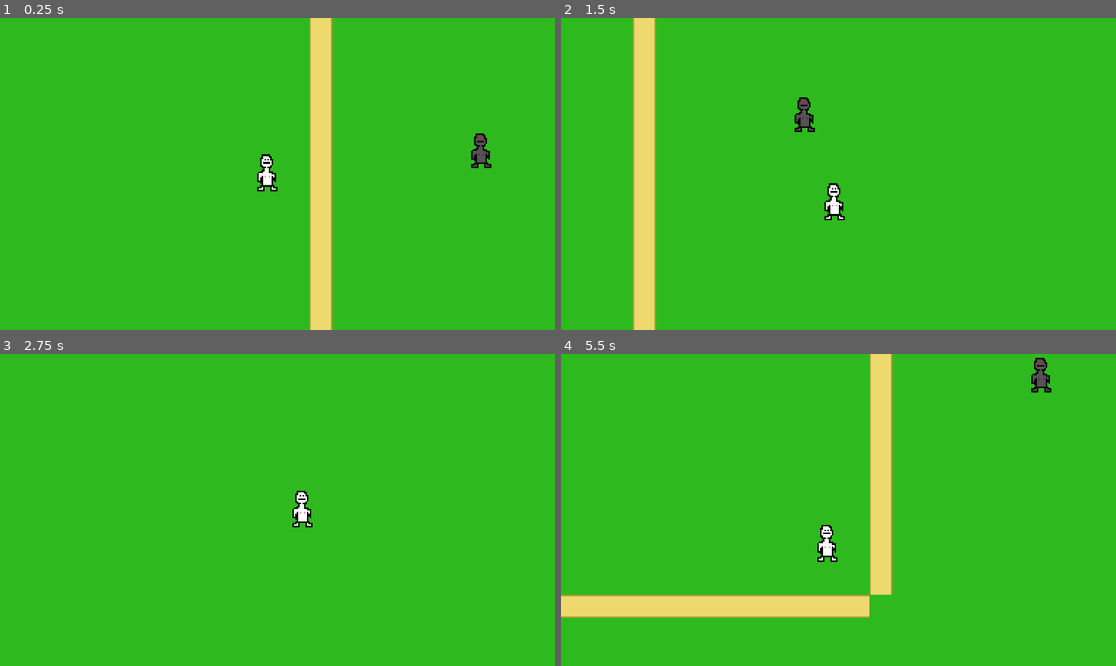
Above: before the commit, frames 1-4 (two rows, left to right).
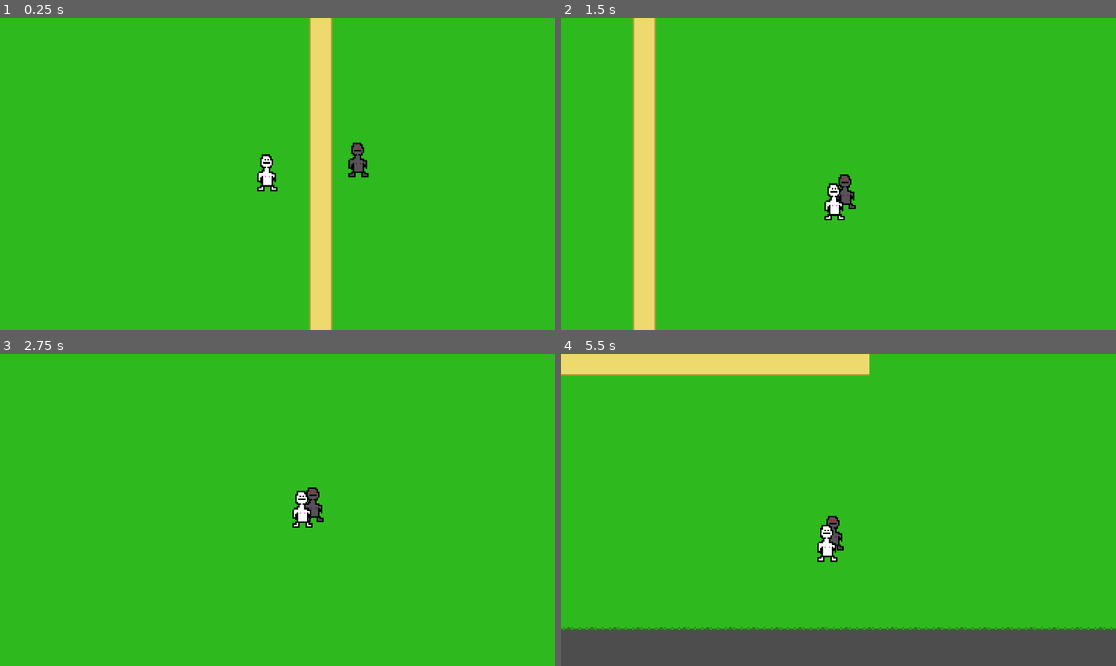
Above: after the commit, the same moments.

Repository: AidenGillis/MediQuestPractice
Game: Godot game, scene res://main.tscn
The game is run twice, just before and just after one commit, with the same random seed, the same clock (stepped at 60 frames per second) and the same inputs.
Inputs:
- Up to frame 1 (0.25 s): no input
- Up to frame 2 (1.5 s): hold Right (ui_right) 0.53-1.28 s; hold Down (ui_down) from 1.28 s (still down)
- Up to frame 3 (2.75 s): release Down (ui_down) at 2.03 s; hold Right (ui_right) from 2.03 s (still down)
- Up to frame 4 (5.5 s): release Right (ui_right) at 2.78 s; hold Up (ui_up) 2.78-3.53 s; hold Left (ui_left) 3.53-5.03 s; hold Down (ui_down) from 5.03 s (still down)

The runs differ from the first frame. In frame 1, 0.6% of the frame differs, in the area x 62-89%, y 36-52%; in frame 2, 0.5%; in frame 3, 0.3%; in frame 4, 24%, in the area x 0-100%, y 0-100%.

Commit message:
Thank you Nathan

Diff:
--- a/enemy.gd
+++ b/enemy.gd
@@ -1,25 +1,28 @@
 class_name Enemy1
 extends CharacterBody2D
 
-@export var speed: float = 100
+@export var speed: float = 25
 
 var start_position
 var target: Player
 
 func _ready():
 	start_position
+	target = %Player
 
 func update_velocity():
-	if !target: return
-
-	var direction = (target.global_position - global_position).normalized()
-	var new_velocity = direction.normalized() * speed
-
+	if(global_position.distance_to(target.global_position)<100):
+		var direction = (target.global_position - global_position)
+		velocity = direction.normalized() * speed
+	else:
+		velocity = Vector2(0,0);
 
 func _physics_process(_delta: float) -> void:
 	update_velocity()
 	move_and_slide()
 
-func _on_follow_area_body_entered(body):
-	if body is Player:
-		target = body
+
+#func _on_follow_area_body_entered(body):
+	#print(body);
+	#if body is Player:
+		#target = body
--- a/enemy.tscn
+++ b/enemy.tscn
@@ -4,26 +4,28 @@
 [ext_resource type="Texture2D" uid="uid://d3tre8mp8fk5w" path="res://Sprites/Evil Piskel.png" id="2_qi2p4"]
 
 [sub_resource type="RectangleShape2D" id="RectangleShape2D_iifgy"]
-size = Vector2(14, 4)
+size = Vector2(14, 24)
 
 [sub_resource type="CircleShape2D" id="CircleShape2D_epg4t"]
 radius = 76.1643
 
 [node name="Enemy" type="CharacterBody2D"]
-position = Vector2(2, -3)
+position = Vector2(6, 2)
 script = ExtResource("1_4gyqm")
 
 [node name="Sprite2D" type="Sprite2D" parent="."]
-position = Vector2(79, -5)
 texture = ExtResource("2_qi2p4")
 
 [node name="CollisionShape2D" type="CollisionShape2D" parent="."]
-position = Vector2(80, 9)
+position = Vector2(1, 4)
 shape = SubResource("RectangleShape2D_iifgy")
 
 [node name="FollowArea" type="Area2D" parent="."]
+visible = false
+position = Vector2(17, -3)
 collision_layer = 0
 
 [node name="CollisionShape2D" type="CollisionShape2D" parent="FollowArea"]
-position = Vector2(80, 0)
+visible = false
+position = Vector2(1, 13)
 shape = SubResource("CircleShape2D_epg4t")
--- a/main.tscn
+++ b/main.tscn
@@ -18,7 +18,7 @@
 size = Vector2(1174, 12)
 
 [sub_resource type="RectangleShape2D" id="RectangleShape2D_h2yge"]
-size = Vector2(3.5237846, 631.3999)
+size = Vector2(3.52378, 631.4)
 
 [sub_resource type="RectangleShape2D" id="RectangleShape2D_1bvp3"]
 size = Vector2(14.5, 664.5)
@@ -68,7 +68,7 @@
 [sub_resource type="TileSetAtlasSource" id="TileSetAtlasSource_cegan"]
 texture = ExtResource("12_ycdy4")
 0:0/0 = 0
-0:0/0/physics_layer_0/polygon_0/points = PackedVector2Array(-8, -8, -8, 0.35971832, -0.35971832, 1.7985878, 8, 0.5395775, 8, -8)
+0:0/0/physics_layer_0/polygon_0/points = PackedVector2Array(-8, -8, -8, 0.359718, -0.359718, 1.79859, 8, 0.539577, 8, -8)
 
 [sub_resource type="TileSet" id="TileSet_1bvp3"]
 physics_layer_0/collision_layer = 1
@@ -92,12 +92,12 @@
 anchor_right = 1.0
 anchor_bottom = 1.0
 offset_left = -14.0
-offset_top = -14.999999
+offset_top = -15.0
 offset_right = -14.0
-offset_bottom = -14.999999
+offset_bottom = -15.0
 grow_horizontal = 2
 grow_vertical = 2
-scale = Vector2(0.87050694, 0.82467216)
+scale = Vector2(0.870507, 0.824672)
 metadata/_edit_use_anchors_ = true
 
 [node name="Walls" type="StaticBody2D" parent="."]
@@ -113,8 +113,8 @@
 
 [node name="RightWall" type="CollisionShape2D" parent="Walls"]
 position = Vector2(-40, -295)
-rotation = -3.1415925
-scale = Vector2(2.8378232, -1.083307)
+rotation = -3.14159
+scale = Vector2(2.83782, -1.08331)
 shape = SubResource("RectangleShape2D_h2yge")
 
 [node name="LeftWall" type="CollisionShape2D" parent="Walls"]
@@ -122,6 +122,7 @@
 shape = SubResource("RectangleShape2D_1bvp3")
 
 [node name="Player" type="CharacterBody2D" parent="."]
+unique_name_in_owner = true
 z_index = 5
 script = ExtResource("1_ig7tw")
 
Not shown, changed: Sprites/Boundary_Tree.png.import
Not shown, changed: Sprites/CobbleStone_Floor.png.import
Not shown, changed: Sprites/Evil Piskel.png.import
Not shown, changed: Sprites/FullGrass.png.import
Not shown, changed: Sprites/Grass Edge BL.png.import
Not shown, changed: Sprites/Grass Edge L.png.import
Not shown, changed: Sprites/New Piskel-1.png.png.import
Not shown, changed: Sprites/Path.png.import
Not shown, changed: Sprites/PathEdge.png.import
Not shown, changed: Sprites/PathMain.png.import
Not shown, changed: Sprites/Tree_Top_2.png.import
Not shown, changed: Sprites/Tree_Trunk.png.import
(and 1 more such lines)
